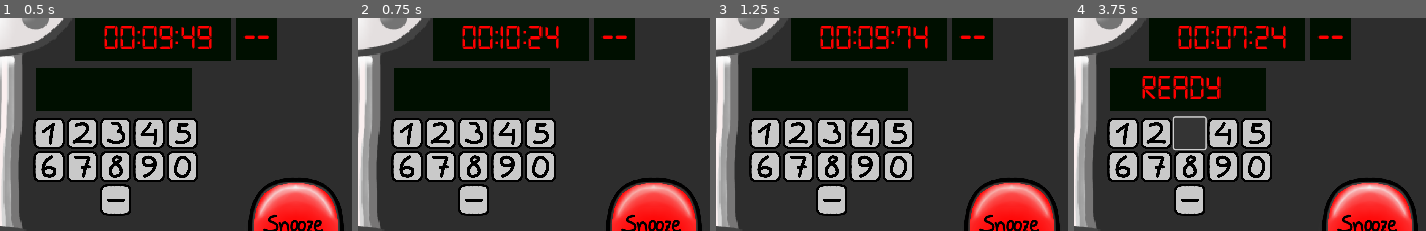
Above: before the commit, frames 1-4 (left to right).
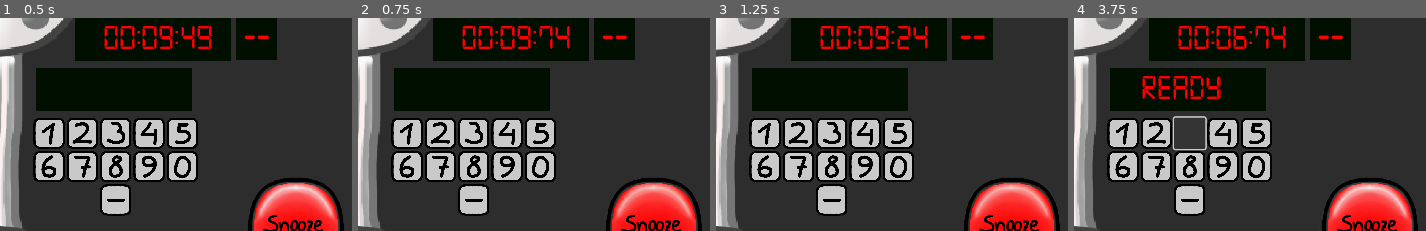
Above: after the commit, the same moments.

Repository: sneedragon/jam-game
Game: Godot game, scene res://main.tscn
The game is run twice, just before and just after one commit, with the same random seed, the same clock (stepped at 60 frames per second) and the same inputs.
Inputs (mouse positions are % of the whole screen's width and height, from its top left):
- Up to frame 1 (0.5 s): no input
- Up to frame 2 (0.75 s): click (50, 75) at 0.5 s
- Up to frame 3 (1.25 s): no input
- Up to frame 4 (3.75 s): click (34, 63) at 1.25 s; click (15, 55) at 2 s; click (20, 55) at 2.75 s; click (25, 55) at 3.5 s
The pictures show only the part of the screen within x 8-58%, y 28-78%; the shares and areas given below are measured in that part.

Frame 1 is identical in both runs. In frame 2, 1.1% of the frame differs, in the area x 40-61%, y 3-15%; in frame 3, 0.2%; in frame 4, 0.4%.

Commit message:
added losing sound effect

Diff:
--- a/game_over.tscn
+++ b/game_over.tscn
@@ -1,4 +1,7 @@
-[gd_scene format=3 uid="uid://cg4lt5lg2wcig"]
+[gd_scene load_steps=3 format=3 uid="uid://cg4lt5lg2wcig"]
+
+[ext_resource type="FontFile" uid="uid://dkj87jhqfrl0g" path="res://Fonts/digital-7 (italic).ttf" id="1_iwy8d"]
+[ext_resource type="AudioStream" uid="uid://hba35blksvcn" path="res://Assets/metalpipe.ogg" id="2_ioyev"]
 
 [node name="Game_Over" type="Node2D"]
 
@@ -18,9 +21,16 @@
 offset_top = 314.0
 offset_right = 678.0
 offset_bottom = 337.0
-text = "YOU LOSE!!!!!!!!!!!!!!!!!!!!!!!!"
+theme_override_fonts/font = ExtResource("1_iwy8d")
+theme_override_font_sizes/font_size = 50
+text = "You Lose."
 horizontal_alignment = 1
 vertical_alignment = 1
 
 [node name="Camera2D" type="Camera2D" parent="."]
 position = Vector2(576, 326)
+
+[node name="sfx_pipe" type="AudioStreamPlayer2D" parent="."]
+stream = ExtResource("2_ioyev")
+volume_db = 24.0
+autoplay = true
--- a/main.gd
+++ b/main.gd
@@ -50,11 +50,11 @@
 func format_seconds(seconds: float) -> String:
 	return str(int(seconds))  # Convert to integer and then to string
 
-# SNOOZE Button: adds 1 second to the main timer
+# SNOOZE Button: adds 0.5 second to the main timer
 func _on_button_pressed() -> void:
 	sfx_click.play()
 	if time_remaining > 0:
-		time_remaining += 1
+		time_remaining += 0.5
 
 ##Minigame Engine
 ######################################
Not shown, added: Assets/metalpipe.ogg.import
Not shown, added: Assets/metalpipe.ogg
